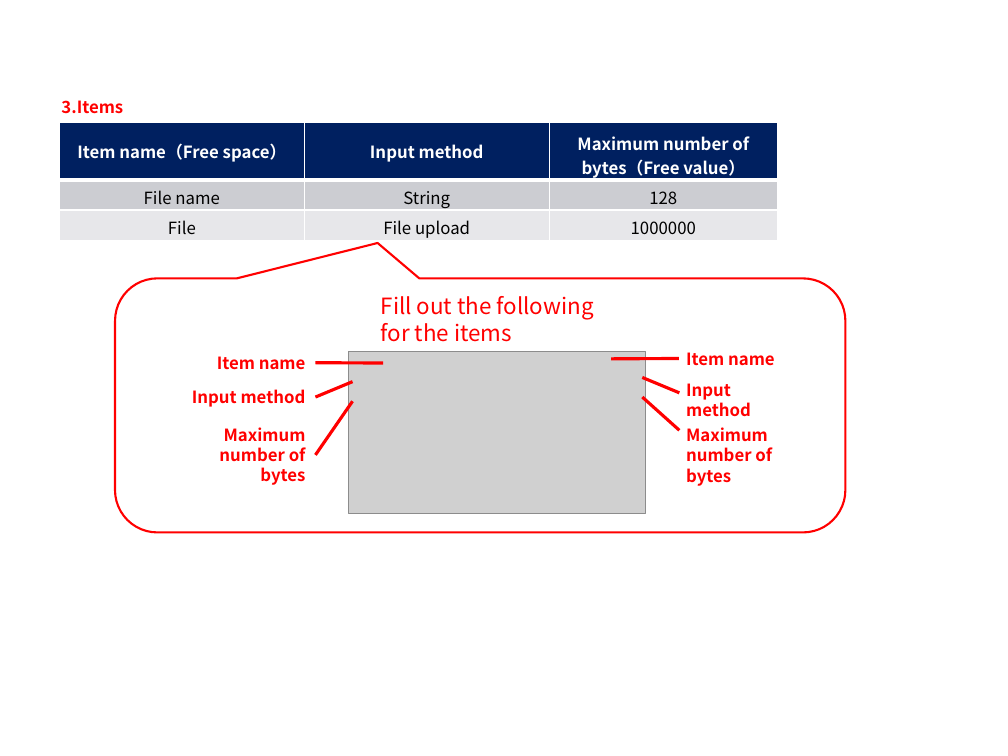
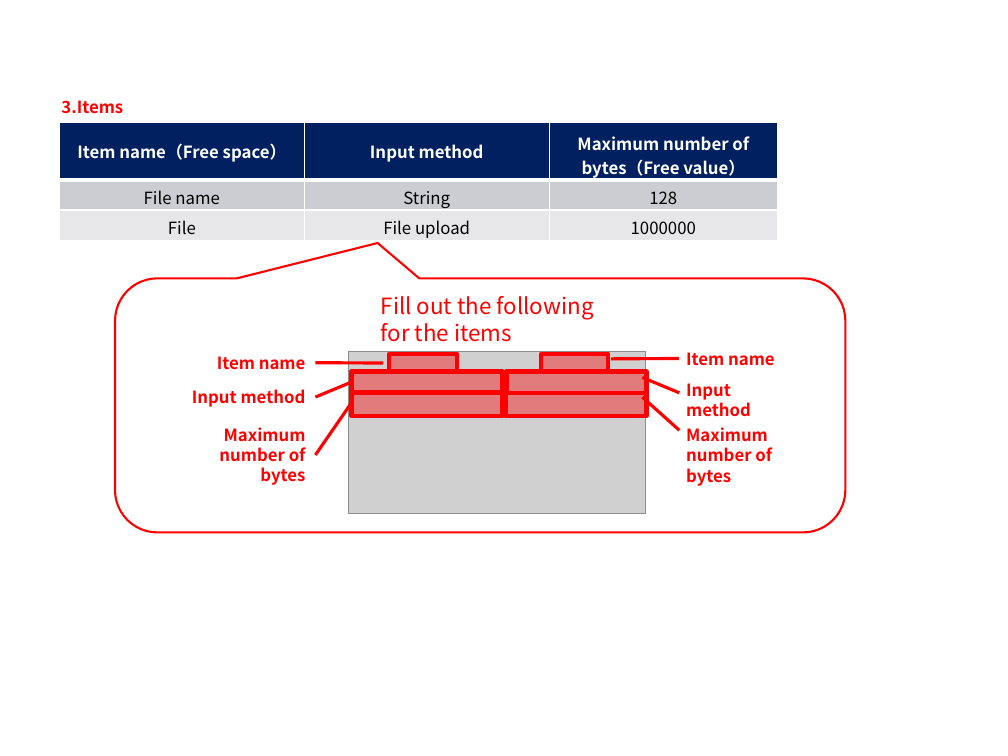
Before and after one commit to exastro-suite/it-automation-docs, a slide deck: slide 62 of asset/Learn/ITA-collect-compare_practice_en.pptx. Drawn at 1008x756 pixels with LibreOffice and Linux fonts; fonts in the diff are those of the drawing; grey boxes stand for pictures; background and template pictures are left out. Boxes give left, top, right and bottom in pixels: in the first picture for what was removed or moved away, otherwise in the second. Text is boxed around its words. In the diff, an @@ line names an element or a change of style, - is before the commit and + after.

```diff
--- a/asset/Learn/ITA-collect-compare_practice_en.pptx
+++ b/asset/Learn/ITA-collect-compare_practice_en.pptx
@@ group added at bbox=[352, 354, 647, 416]: 6 rectangles @@
```
Also in this commit, not shown: 5 other slides changed, 5 other files.
